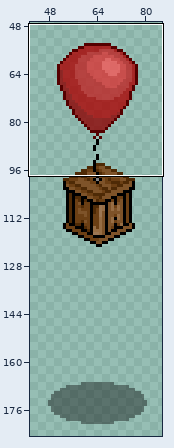
Pixel-art file -- Assets/Sprites/GolfSprites/AsepriteFiles/powerup_ballon.aseprite. Above, an overview of the earlier version with the close-up marked.
Close-up. The starting point:
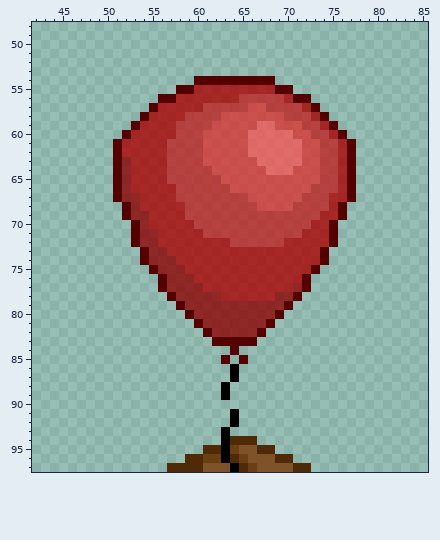
128x224 pixels, 1 frame. Shown: x 42..85, y 48..97. The wide view leaves out empty margins.
After the commit:
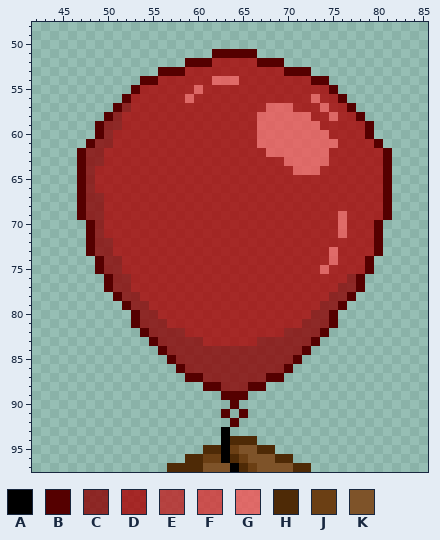
Palette (. is transparent): A #000000  B #550000  C #8c0000c8  D #aa0000c8  E #bf2121c8  F #d93333c8  G #f45454c8  H #4e2a06  J #6b3f14  K #7e5329
Diff:
y 51: x 62..66 ..... -> BBBBB
y 52: x 59..69 ........... -> BBBDDDDDBBB
y 53: x 56..72 ................. -> BBBDDDDDDDDDDDBBB
y 54: x 54..74 ......BBBBBBBBB...... -> BBDDDDDDGGGDDDDDDDDBB
y 55: x 53..60 .....BBD -> BDDDDDDG; x 69..75 BB..... -> DDDDDDB
y 56: x 52..57 ....BB -> BDDDDD; x 59 D -> G; x 65..69 EEEEE -> DDDDD; x 71..76 BB.... -> DDGDDB
y 57: x 51..55 ....B -> BCDDD; x 61..71 EEEEEFFEEEE -> DDDDDDDGGGD; x 73..77 B.... -> DGDDB
y 58: x 50..54 ....B -> BCDDD; x 59..72 EEEEFFFFFFFEEE -> DDDDDDDDGGGGGG; x 74..78 B.... -> DGDDB
y 59: x 49..53 ....B -> BCCDD; x 58..66 EEEEFFFFF -> DDDDDDDDD; x 69..73 FFFEE -> GGGGG; x 75..79 B.... -> DDDDB
y 60: x 49..52 ...B -> BCDD; x 58..66 EEEFFFFFG -> DDDDDDDDD; x 71..74 FFEE -> GGGG; x 76..79 B... -> DDDB
y 61: x 48..51 ...B -> BCCD; x 57..66 EEEEFFFFFG -> DDDDDDDDDD; x 72..75 FFEE -> GGGG; x 77..80 B... -> DDDB
y 62: x 47..51 ....B -> BCCDD; x 57..67 EEEEFFFFFGG -> DDDDDDDDDDD; x 72..75 FFEE -> GGGD; x 77..81 B.... -> DDDDB
y 63: x 47..52 ....BC -> BCCDDD; x 57..69 EEEEFFFFFFGGG -> DDDDDDDDDDDDD; x 72..75 FFEE -> GGGD; x 77..81 B.... -> DDDDB
y 64: x 47..52 ....BC -> BCDDDD; x 57..75 EEEEEFFFFFFGGGFFFEE -> DDDDDDDDDDDDDDGGGDD; x 77..81 B.... -> DDDDB
y 65: x 47..52 ....BC -> BCDDDD; x 57..75 EEEEEEFFFFFFFFFFFEE -> DDDDDDDDDDDDDDDDDDD; x 77..81 B.... -> DDDDB
y 66: x 47..52 ....BC -> BCDDDD; x 58..75 EEEEEEFFFFFFFFFEEE -> DDDDDDDDDDDDDDDDDD; x 77..81 B.... -> DDDDB
y 67: x 47..53 ....BCC -> BCCDDDD; x 58..74 EEEEEEEEFFFFFFEEE -> DDDDDDDDDDDDDDDDD; x 77..81 B.... -> DDDDB
y 68: x 47..53 .....BC -> BCCDDDD; x 59..74 EEEEEEEEFFFFEEEE -> DDDDDDDDDDDDDDDD; x 76..81 B..... -> DDDDDB
y 69: x 47..54 .....BCC -> BCCDDDDD; x 59..73 EEEEEEEEEEEEEEE -> DDDDDDDDDDDDDDD; x 76..81 B..... -> GDDDDB
y 70: x 48..54 .....BC -> BCDDDDD; x 60..72 EEEEEEEEEEEEE -> DDDDDDDDDDDDD; x 75..80 B..... -> DGDDDB
y 71: x 48..55 .....BCC -> BCDDDDDD; x 61..71 EEEEEEEEEEE -> DDDDDDDDDDD; x 75..80 B..... -> DGDDDB
y 72: x 48..55 .....BCC -> BCCDDDDD; x 64..69 EEEEEE -> DDDDDD; x 75..80 B..... -> DDDDDB
y 73: x 48..56 ......BCC -> BCCDDDDDD; x 74..80 B...... -> DGDDDDB
y 74: x 49..57 .....BCCC -> BCCDDDDDD; x 74..79 B..... -> DGDDDB
y 75: x 49..58 ......BCCC -> BCCDDDDDDD; x 73..79 B...... -> DGDDDDB
y 76: x 50..59 ......BCCC -> BCCDDDDDDD; x 72..78 B...... -> DDDDDCB
y 77: x 50..60 ......BCCCC -> BCCDDDDDDDD; x 71..78 CB...... -> DDDDDCCB
y 78: x 51..62 ......BCCCCC -> BCCDDDDDDDDD; x 69..77 CCB...... -> DDDDDDCCB
y 79: x 52..76 ......BCCCCCCCCCCCB...... -> BCCDDDDDDDDDDDDDDDDDDDCCB
y 80: x 53..75 ......BCCCCCCCCCB...... -> BCCDDDDDDDDDDDDDDDDDCCB
y 81: x 53..75 .......BCCCCCCCB....... -> BCCCDDDDDDDDDDDDDDDCCCB
y 82: x 54..74 .......BCCCCCB....... -> BCCCCDDDDDDDDDDDCCCCB
y 83: x 55..73 .......BBBBB....... -> BCCCCCDDDDDDCCCCCCB
y 84: x 56..72 ........B........ -> BCCCCCCCCCCCCCCCB
y 85: x 57..71 ......B.B...... -> BCCCCCCCCCCCCCB
y 86: x 58..70 ......A...... -> BCCCCCCCCCCCB
y 87: x 59..69 .....A..... -> BBCCCCCCCBB
y 88: x 61..67 ..A.... -> BBCCCBB
y 89: x 63..65 A.. -> BBB
y 90: x 64 . -> B
y 91: x 63..65 .A. -> B.B
y 92: x 64 A -> B
